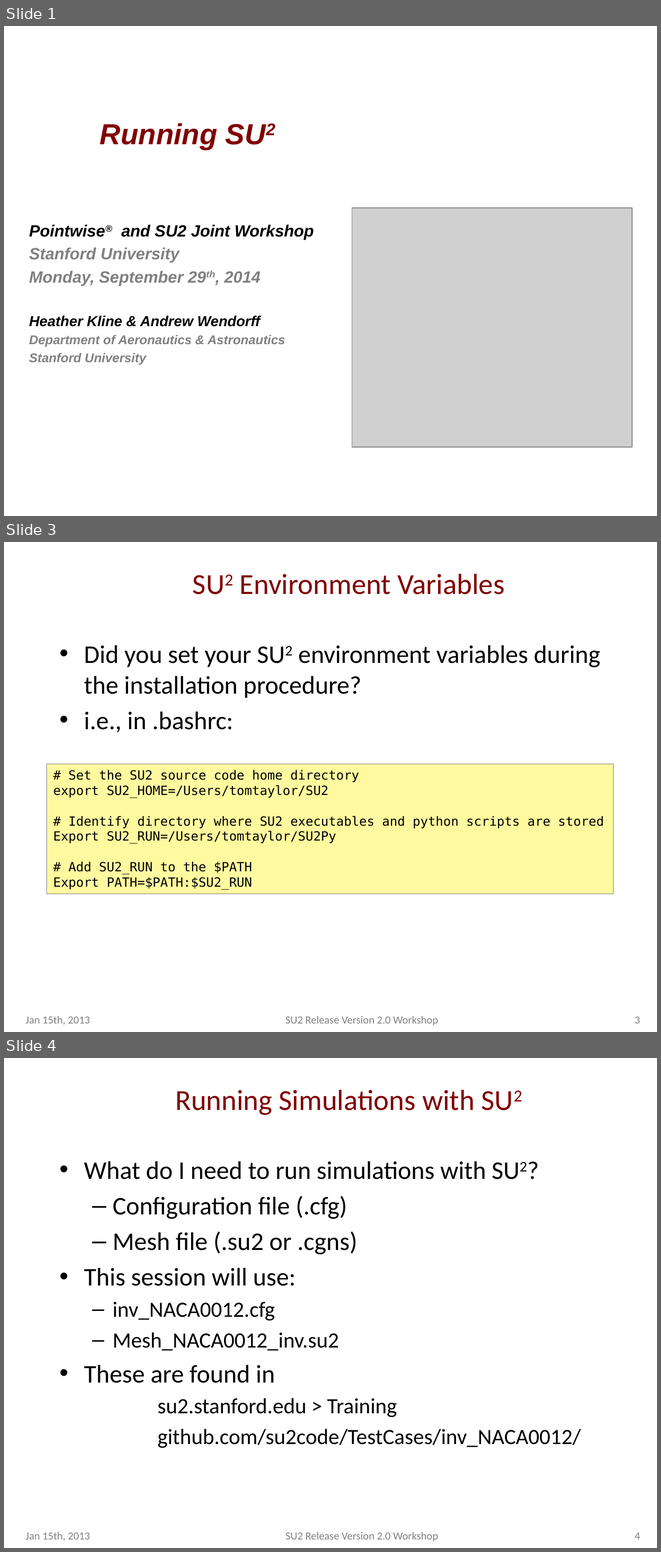
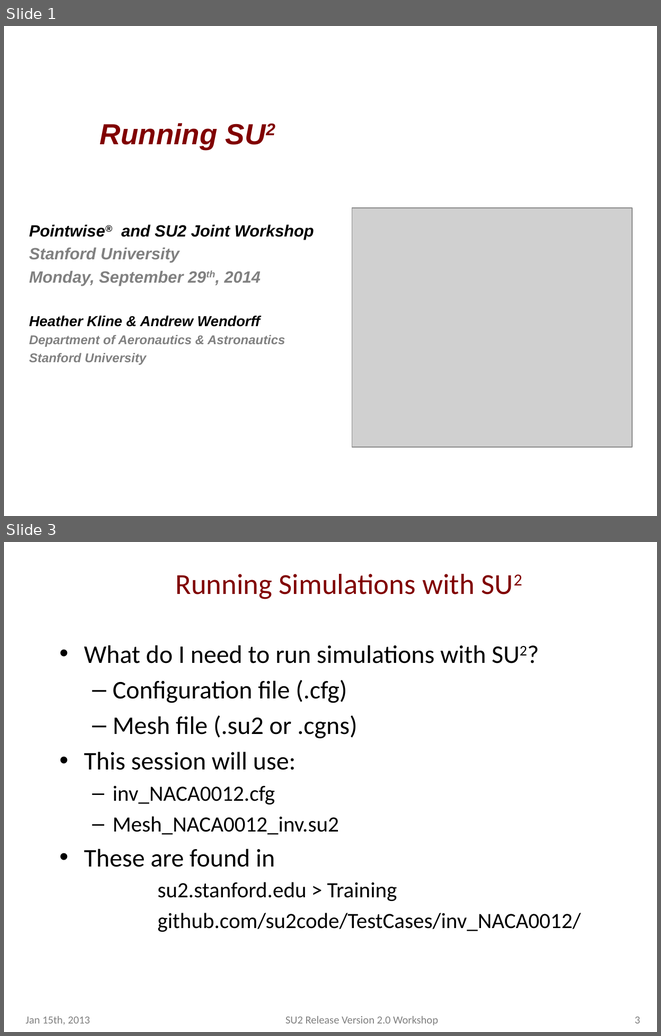
Before and after one commit to su2code/SU2, a slide deck: Presentations/1st Workshop/Running_SU22014.pptx. Shown one above the other, each under a label of ours: slides 1, 3 and 4 before the commit, slides 1 and 3 after it; the slides between them are not shown. The pictures are 661x1552 and 661x1036 pixels, drawn with LibreOffice and Linux fonts; fonts in the diff are those of the drawing; grey boxes stand for pictures; background and template pictures are left out. Boxes give left, top, right and bottom in pixels: in the first picture for what was removed or moved away, otherwise in the second. Text is boxed around its words. In the diff, an @@ line names an element or a change of style, - is before the commit and + after.

```diff
--- a/Presentations/1st Workshop/Running_SU22014.pptx
+++ b/Presentations/1st Workshop/Running_SU22014.pptx
@@ slide 3 removed at [4, 542, 657, 1032], background #FFFFFF; not listed: 1 template element that a slide beside it also shows @@
@@ title removed at [240, 574, 504, 594] @@
-SU2 Environment Variables
@@ text removed at [84, 645, 601, 732] @@
-• Did you set your SU2 environment variables during the installation procedure?
-• i.e., in .bashrc:
@@ rectangle removed at [47, 764, 614, 894] @@
-# Set the SU2 source code home directory
-export SU2_HOME=/Users/tomtaylor/SU2
-# Identify directory where SU2 executables and python scripts are stored
-Export SU2_RUN=/Users/tomtaylor/SU2Py
-# Add SU2_RUN to the $PATH
-Export PATH=$PATH:$SU2_RUN
@@ text removed at [26, 1016, 90, 1025] @@
-Jan 15th, 2013
@@ text removed at [285, 1016, 438, 1025] @@
-SU2 Release Version 2.0 Workshop
@@ page number removed at [635, 1016, 640, 1023] @@
-3
@@ what was slide 4 is now slide 3 @@
@@ page number at [635, 1016, 640, 1023]: text changed @@
-4
+3
```
Also in this commit, not shown: 1 slide changed.
